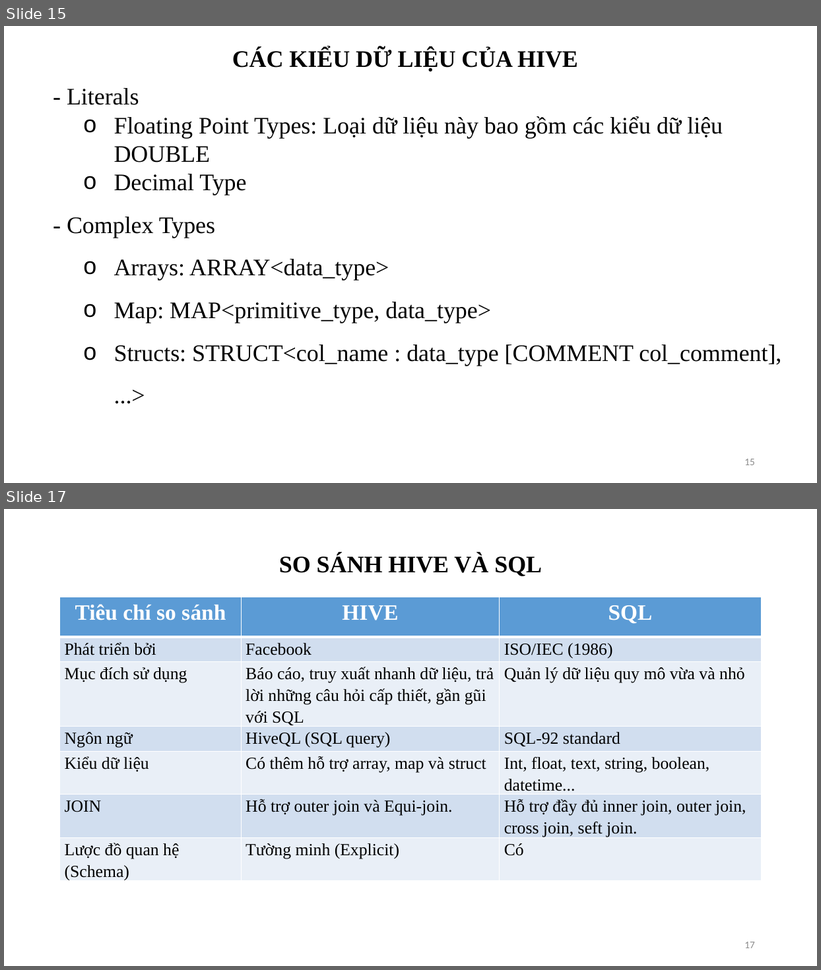
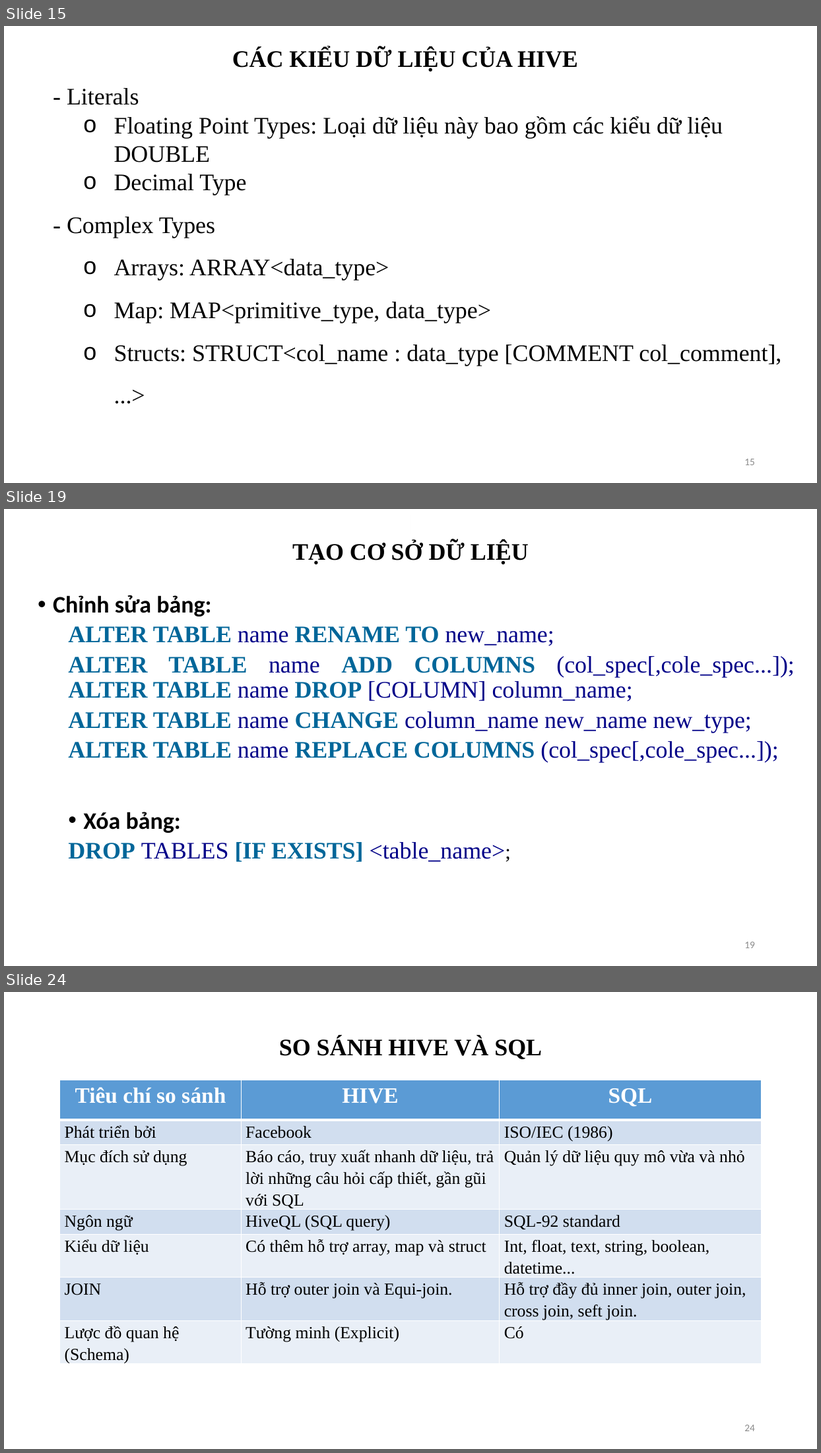
Before and after one commit to DiepMyDung/1212048_1212060_1212354_Seminar_Hive, a slide deck: Final.pptx. Shown one above the other, each under a label of ours: slides 15 and 17 before the commit, slides 15, 19 and 24 after it; the slides between them are not shown. The pictures are 821x970 and 821x1453 pixels, drawn with LibreOffice and Linux fonts; fonts in the diff are those of the drawing. Boxes give left, top, right and bottom in pixels: in the first picture for what was removed or moved away, otherwise in the second. Text is boxed around its words. In the diff, an @@ line names an element or a change of style, - is before the commit and + after.

```diff
--- a/Final.pptx
+++ b/Final.pptx
@@ slide 19 added at <box>4,509,817,966</box>, background #FFFFFF @@
@@ rectangle added at <box>411,515,411,533</box>, fill #FBFBFB @@
@@ title added at <box>292,541,529,564</box>, 28 pt, text #000000, bold @@
+TẠO CƠ SỞ DỮ LIỆU
@@ text added at <box>53,595,795,862</box>, 28 pt, text #000088 @@
+• Chỉnh sửa bảng:
+  ALTER TABLE name RENAME TO new_name;
+  ALTER TABLE name ADD COLUMNS (col_spec[,cole_spec...]); ALTER TABLE name DROP [COLUMN] column_name;
+  ALTER TABLE name CHANGE column_name new_name new_type;
+  ALTER TABLE name REPLACE COLUMNS (col_spec[,cole_spec...]);
+  • Xóa bảng:
+  DROP TABLES [IF EXISTS] <table_name>;
@@ page number added at <box>745,942,755,949</box>, 12 pt, text #8C8C8C @@
+19
@@ what was slide 17 is now slide 24 @@
@@ page number at <box>745,1425,755,1432</box>: text changed @@
-17
+24
```
Also in this commit, not shown: 3 slides changed, 6 other slides added.
